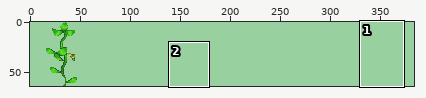
Sprite sheet, stored at graphics/pokemon/zekrom/overworld.png. Above, an overview of the earlier version with the close-up marked.
Close-up. Before:
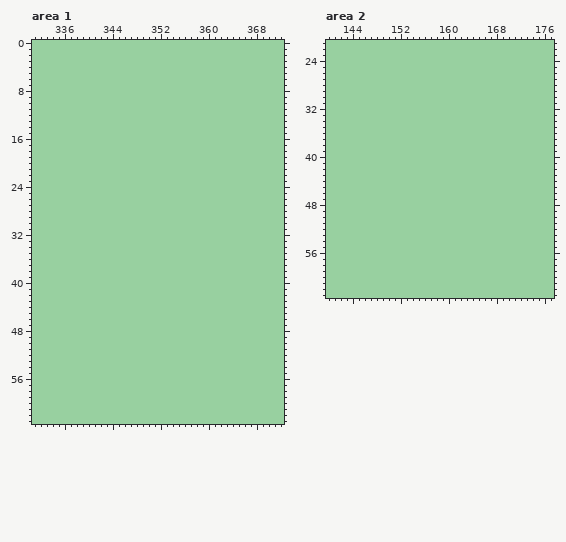
The file is 384x64 pixels. Shown: area 1: x 331..372, y 0..63; area 2: x 140..177, y 21..63. The commit also changed other parts of the picture, which this record leaves out.
Now the later version:
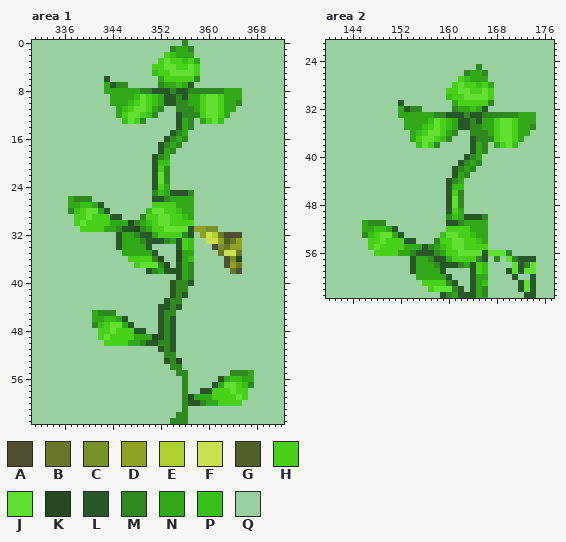
Palette (. is transparent): A #505030  B #687828  C #789028  D #90a020  E #b0d030  F #c8e050  G #506028  H #48d018  J #60e030  K #284820  L #285828  M #308820  N #30a818  P #38c018  Q #98d0a0
Difference:
Changed rows in their new state; - is an unchanged pixel.
Area 1:
first column x 337:
 0 -------------------M-----------
 1 -----------------MNNM----------
 2 ----------------HPNNN----------
 3 ---------------HJHHPHN---------
 4 --------------HHJJHHJH---------
 5 --------------PHHJJJJH---------
 6 ------L--------NHHHHHM---------
 7 ------NLMM-----MNNPNL----------
 8 ------NNNNNNMMLLLMLLMMMMMMNNN--
 9 -------NNNNPJHPNLLMLNNHJJHNNN--
10 -------NNNPHJHPNLLMMNNHJJHNNM--
11 --------NPHJJHNM--MMMNHJJHNN---
12 --------NHJJHPM---LMMMHJJHN----
13 ---------PJHM-----LNM-NHJP-----
14 ------------------LNM----------
15 -----------------LMN-----------
16 ----------------LMNM-----------
17 ---------------LMNM------------
18 ---------------LNM-------------
19 --------------LMN--------------
20 --------------LPP--------------
21 --------------LHM--------------
22 --------------LJM--------------
23 --------------LJM--------------
24 --------------LHN--------------
25 --------------MPNLLLM----------
26 NMMM----------LLMNNNN----------
27 NNPPNL--------HHHHNNN----------
28 MPHJJNL------PJJHHPNN----------
29 -HHJHHHLL---MHHJJHHPN----------
30 -HJHHHHNNNKMNPHJJHHHH----------
31 --HHHHNNMLLKMNHHJJJJLDDCC------
32 --------LNNMLLNHHHHML-DFEBAAA--
33 --------LNNNMLLLMNLHP--FFDGBD--
34 --------LNNNNL----LHP---ACBDD--
35 ---------NNNNNL---KNN----BFFB--
36 ----------HHHHMK--KNP-----ACK--
37 -----------HJJJMK-LNM-----ADB--
38 -------------LMNLLLNM------BA--
39 ------------------LNM----------
40 -----------------LMML----------
41 -----------------LMM-----------
42 -----------------LML-----------
43 ----------------LMM------------
44 ---------------LLML------------
45 ----NMMM-------LMM-------------
46 ----NNPPNL-----LML-------------
47 ----MPHJJNL----LML-------------
48 -----HHJHHHLL--LML-------------
49 -----HJHHHHNNNKLML-------------
50 ------HHHHNNMLLMML-------------
51 ---------------LML-------------
52 ----------------MM-------------
53 ----------------LMK------------
54 -----------------MM------------
55 ------------------MM-------MMMN
56 -------------------M-----LNPPNN
57 -------------------M----LNJJHPM
58 -------------------M--LLHHHJHH-
59 -------------------MKNNNHHHHJH-
60 -------------------MLLMNNHHHH--
61 -------------------M-----------
62 ------------------MM-----------
63 -----------------MMM-----------
Area 2:
first column x 146:
25 -------------------M---------
26 -----------------MNNM--------
27 ----------------HPNNN--------
28 ---------------HJHHPHN-------
29 --------------HHJJHHJH-------
30 --------------PHHJJJJH-------
31 ------L--------NHHHHHM-------
32 ------NLMM-----MNNPNL--------
33 ------NNNNNNMMLLLMLLMMMMMMNNN
34 -------NNNNPJHPNLLMLNNHJJHNNN
35 -------NNNPHJHPNLLMMNNHJJHNNM
36 --------NPHJJHNM--MMMNHJJHNN-
37 --------NHJJHPM---LMMMHJJHN--
38 ---------PJHM-----LNM-NHJP---
39 ------------------LNM--------
40 -----------------LMN---------
41 ----------------LMNM---------
42 ---------------LMNM----------
43 ---------------LNM-----------
44 --------------LMN------------
45 --------------LPP------------
46 --------------LHM------------
47 --------------LJM------------
48 --------------LJM------------
49 --------------LHN------------
50 --------------MPNLLLM--------
51 NMMM----------LLMNNNN--------
52 NNPPNL--------HHHHNNN--------
53 MPHJJNL------PJJHHPNN--------
54 -HHJHHHLL---MHHJJHHPN--------
55 -HJHHHHNNNLMNPHJJHHHH--------
56 --HHHHNNMLLLMNHHJJJJLJJJM----
57 --------LNNMLLNHHHHML-M-JMLLL
58 --------LNNNMLLLMNLHP----JLMJ
59 --------LNNNNL----LHP---LJLJJ
60 ---------NNNNNL---LNN----L--L
61 ----------HHHHML--LNP-----LJL
62 -----------HJJJML-LNM-----LJL
63 -------------LMNLLLNM------LL
Changed places in both close-ups, as pixel boxes (x1, y1, x2, y2):
changed: (68, 40, 254, 424)
changed: (362, 64, 536, 298)
